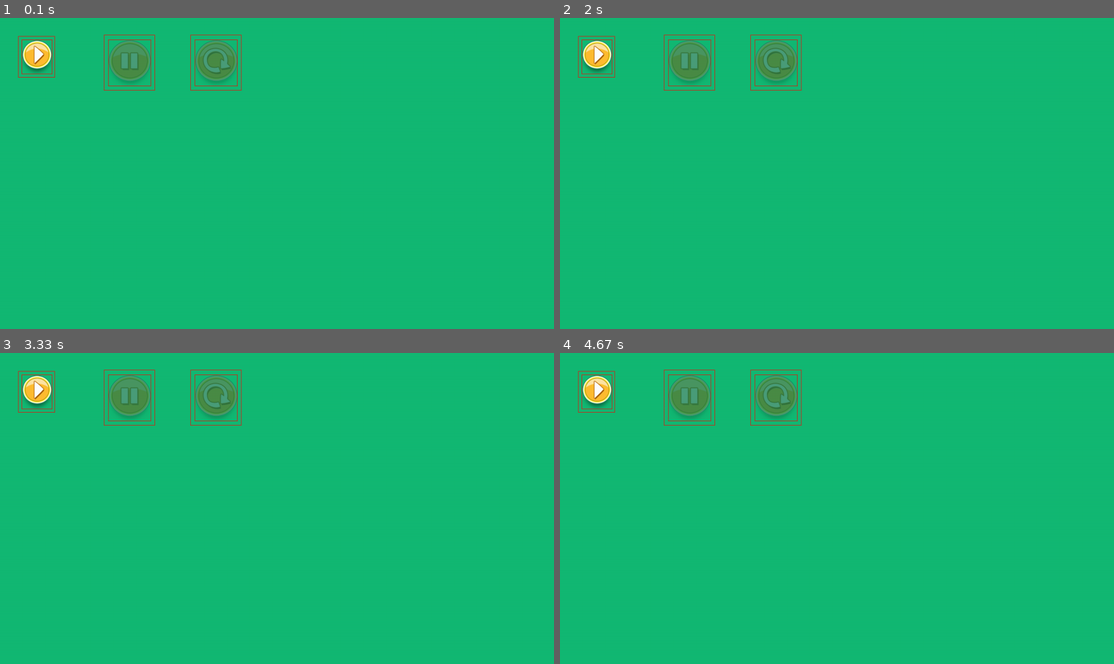
Above: before the commit, frames 1-4 (two rows, left to right).
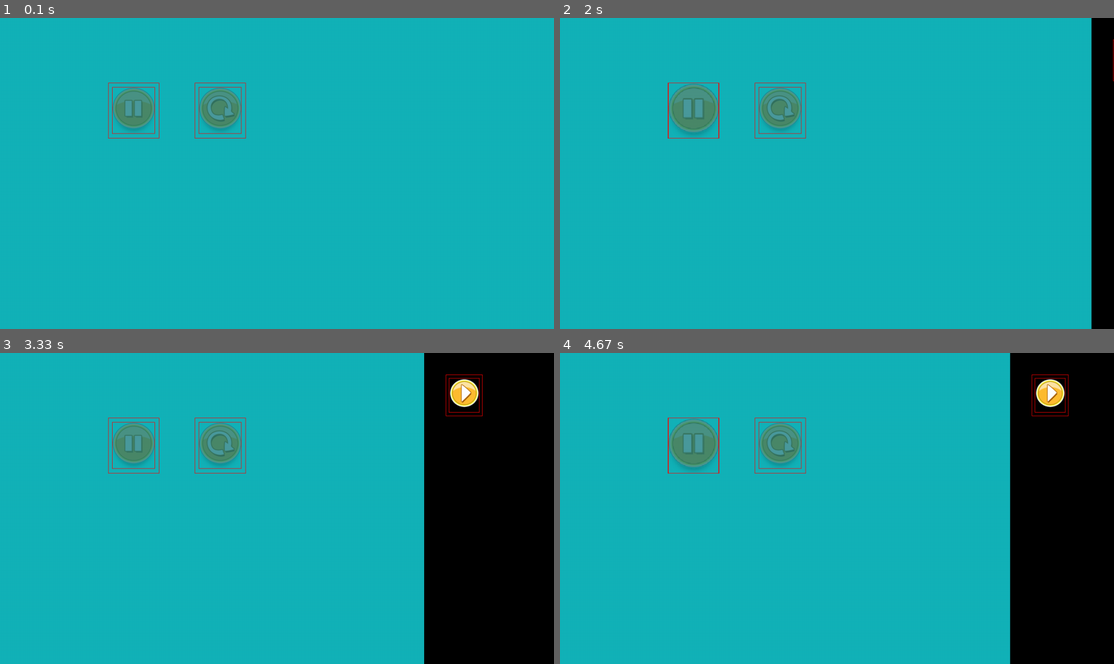
Above: after the commit, the same moments.

Repository: yunyuyuan/pygame-angry-birds
Game: pygame game, started from main.py
Two runs of this game, one before a commit and one after it. Both use one fixed random seed, a clock stepped at 60 frames per second and the inputs below.
Inputs (mouse positions are in pixels of both pictures, inside the frame that each line leads up to):
- Up to frame 1 (0.1 s): no input
- Up to frame 2 (2 s): click (837, 173) at 0.38 s; click (704, 111) at 1.72 s
- Up to frame 3 (3.33 s): click (277, 545) at 2.05 s; click (199, 443) at 2.38 s; click (470, 589) at 2.72 s
- Up to frame 4 (4.67 s): click (676, 449) at 3.55 s; click (704, 561) at 3.88 s; click (715, 452) at 4.25 s

The runs differ from the first frame. In frame 1, 100% of the frame differs, in the area x 0-100%, y 0-100%; in frame 2, 100%; in frame 3, 100%; in frame 4, 100%.

Commit message:
chapter 15

Diff:
--- a/src/components/button.py
+++ b/src/components/button.py
@@ -2,7 +2,7 @@
 from typing import Tuple, Callable, Any
 
 from src.utils.enums import ButtonImgMap
-from src.utils.smart_arr import arr_divide, arr_multi, arr_plus, arr_sub
+from src.utils.vector import Vector
 
 from ..surface import ElementSurface, Animation
 from ..utils.img import clip_img
@@ -18,11 +18,10 @@
         max_scale = 0.2,
         *args, **kwargs
     ):
-        self.origin_size = arr_multi(img.value[1], init_scale)
-        max_size = arr_multi(img.value[1], init_scale+max_scale)
-        half_sub_size = arr_divide(arr_sub(max_size, self.origin_size), 2)
-        super().__init__(size=max_size, pos=arr_sub(pos, half_sub_size), *args, **kwargs)
-        self.center_pos = arr_plus(self.pos, arr_divide(self.size, 2))
+        self.img_size = Vector(img.value[1])
+        max_size = self.img_size * (init_scale+max_scale)
+        super().__init__(size=max_size, pos=pos, *args, **kwargs)
+        self.center_pos = self.pos + self.size / 2
         self.init_scale = init_scale
         self.max_scale = max_scale
         self.scale = init_scale
@@ -47,8 +46,8 @@
         self.scale = self.init_scale + progress * self.max_scale
 
     def draw(self):
-        new_size = arr_multi(self.origin_size, self.scale)
-        target_rect = pygame.Rect(arr_sub(self.center_pos, arr_divide(new_size, 2)), new_size)
+        new_size = self.img_size * self.scale
+        target_rect = pygame.Rect(self.center_pos - new_size / 2, new_size)
         self.parent.surface.blit(pygame.transform.scale(self.img, target_rect.size), target_rect)
         if Game.debug:
             pygame.draw.rect(self.parent.surface, pygame.Color(255, 0, 0), target_rect, width=1)
--- a/src/components/rect.py
+++ b/src/components/rect.py
@@ -2,7 +2,6 @@
 from typing import Tuple
 
 from ..surface import ElementSurface
-from .. import Game
 
 class RectSurface(ElementSurface):
     def __init__(
--- a/src/components/side_panel.py
+++ b/src/components/side_panel.py
@@ -8,13 +8,14 @@
     def __init__(
             self,
             width: float,
+            right = False,
             *args, **kwargs
         ):
-        super().__init__(speed=150, size=(width, Game.geometry[1]), pos=(0, 0), *args, **kwargs)
-        self.pos[0] = -self.size[0]
+        super().__init__(speed=1500, size=(width, Game.geometry[1]), pos=(0, 0), pos_right=right, *args, **kwargs)
+        self.pos = [-self.size[0], self.pos[1]]
 
     def toggle(self):
         self.animation_state = -self.animation_state
 
     def animation_step(self, progress):
-        self.pos[0] = (progress - 1) * self.size[0]
+        self.pos = [(progress - 1) * self.size[0], self.pos[1]]
--- a/src/editor/__init__.py
+++ b/src/editor/__init__.py
@@ -1,10 +1,3 @@
-from typing import List, TYPE_CHECKING
-
-from src import Game
-from src.components.side_panel import SidePanel
-if TYPE_CHECKING:
-    from src.game.objects import GameBirdObject, GameObstacleObject
-
 import pygame
 import pymunk
 
@@ -23,8 +16,8 @@
         self.rotate_btn = Button(pos=(450, 50), img=ButtonImgMap.reset, init_scale=1)
 
         # staffs
-        self.staffs_panel = ContainerSurface(size=(400, 500), pos=(25, 200), visible=False)
-        self.staffs_bg = RectSurface(size=(400, 500), pos=(0, 0), color=pygame.Color(0, 0, 0, 100))
+        self.staffs_panel = ContainerSurface(size=(400, -200), pos=(50, 100), visible=False)
+        self.staffs_bg = RectSurface(size=(0, 0), pos=(0, 0), color=pygame.Color(0, 0, 0, 100))
 
         self.staffs_panel.add_children([self.staffs_bg])
 
--- a/src/game/__init__.py
+++ b/src/game/__init__.py
@@ -17,7 +17,6 @@
 def load_json_config():
     pass
 
-
 class GameEngine():
     '''
     物理引擎相关
@@ -32,16 +31,16 @@
     def __init__(self, *args, **kwargs):
         super().__init__(*args, **kwargs)
 
-        self.pause_btn = Button(pos=(550, 150), img=ButtonImgMap.pause, parent=self, on_click=self.pause_game)
-        self.reset_btn = Button(pos=(750, 150), img=ButtonImgMap.reset, parent=self)
+        self.pause_btn = Button(pos=(250, 150), img=ButtonImgMap.pause, on_click=self.pause_game)
+        self.reset_btn = Button(pos=(450, 150), img=ButtonImgMap.reset)
 
         # 侧边栏
-        self.left_board = SidePanel(width=300, visible=True, parent=self)
-        self.left_board_bg = RectSurface(size=(250, 600), pos=(0, 0), color=pygame.Color(0, 0, 0), parent=self.left_board)
-        self.resume_btn = Button(pos=(50, 50), img=ButtonImgMap.resume, parent=self.left_board)
-        self.left_board.children.extend([self.left_board_bg, self.resume_btn])
+        self.left_board = SidePanel(width=300, right=True)
+        self.left_board_bg = RectSurface(size=(0, 0), pos=(0, 0), color=pygame.Color(0, 0, 0))
+        self.resume_btn = Button(pos=(50, 50), img=ButtonImgMap.resume)
+        self.left_board.add_children([self.left_board_bg, self.resume_btn])
 
-        self.children.extend([self.pause_btn, self.reset_btn, self.left_board])
+        self.add_children([self.pause_btn, self.reset_btn, self.left_board])
 
     def pause_game(self, event: pygame.event.Event):
         self.left_board.toggle()
--- a/src/start.py
+++ b/src/start.py
@@ -11,7 +11,7 @@
     clock = pygame.time.Clock()
 
     pygame.time.set_timer(Game.fps_event, Game.fps_frame_sec)
-    Game.active_page = EditorPage()
+    Game.active_page = GamePage()
 
     while Game.running:
         # fill the screen with a color to wipe away anything from last frame
--- a/src/surface.py
+++ b/src/surface.py
@@ -1,7 +1,7 @@
 import pygame
 from typing import List, Union, Tuple
 
-from src.utils.smart_arr import arr_sub
+from src.utils.vector import Vector
 from . import Game
 
 class Drawable():
@@ -22,14 +22,36 @@
     '''
     带有鼠标和键盘事件的Drawable
     '''
-    def __init__(self, size: Tuple[float, float], pos: Tuple[float, float], parent: Union[None, "ContainerSurface"] = None, visible = True, flags=0, *args, **kwargs):
+    def __init__(
+            self,
+            size: Tuple[float, float],
+            pos: Tuple[float, float],
+            parent: Union[None, "ContainerSurface"] = None,
+            visible = True,
+            flags = 0,
+            pos_bottom = False,
+            pos_right = False,
+            *args, **kwargs
+        ):
         super().__init__(*args, **kwargs)
-        self.surface = pygame.Surface(size=size, flags=flags)
-        self.size = list(size)
-        self.pos = list(pos)
+        self.size = Vector((size[0] if size[0] > 0 else Game.geometry[0]+size[0], size[1] if size[1] > 0 else Game.geometry[1]+size[1]))
+        self.surface = pygame.Surface(size=self.size, flags=flags)
+        self._pos = pos
+        self.pos_bottom = pos_bottom
+        self.pos_right = pos_right
         self.visible = visible
         self.parent = parent
 
+    @property
+    def pos(self) -> Vector:
+        return Vector((
+            self._pos[0] if not self.pos_right else Game.geometry[0]-self._pos[0]-self.size[0],
+            self._pos[1] if not self.pos_bottom else Game.geometry[1]-self._pos[1]-self.size[1],
+        ))
+
+    @pos.setter
+    def pos(self, pos):
+        self._pos = pos
 
     def is_mouse_inside(self, event: pygame.event.Event) -> bool:
         return 0 <= event.pos[0]-self.pos[0] <= self.size[0] and \
@@ -77,7 +99,7 @@
         # 鼠标在container内部, 拦截
         if self.is_mouse_inside(event=event):
             # 修改为相对坐标
-            event.pos = arr_sub(event.pos, self.pos)
+            event.pos = Vector(event.pos) - self.pos
             for child in self.children_stack:
                 if child.mouse_event(event):
                     break
@@ -121,10 +143,15 @@
         raise NotImplementedError("you must define the animation step!")
 
     def animate(self):
+        if (self.animation_progress == 0 and self.animation_state == -1) or (self.animation_progress == 1 and self.animation_state == 1):
+            return
         new_progress = self.animation_progress + self.animation_speed*self.animation_state
-        if 0 <= new_progress < 1:
-            self.animation_progress = new_progress
-            self.animation_step(self.animation_progress)
+        if new_progress < 0:
+            new_progress = 0
+        elif new_progress > 1:
+            new_progress = 1
+        self.animation_progress = new_progress
+        self.animation_step(self.animation_progress)
 
 class PageSurface(ContainerSurface):
     '''
--- a/src/utils/smart_arr.py
+++ /dev/null
@@ -1,24 +0,0 @@
-from typing import Tuple, Type, Union, List
-
-Array = Union[Tuple[float, float], List[float]]
-ArrayTarget = Union[Array, float]
-
-def arr_plus(a1: Array, a2: ArrayTarget):
-    if isinstance(a2, (float, int)):
-        a2 = (a2, a2)
-    return (a1[0]+a2[0], a1[1]+a2[1])
-
-def arr_sub(a1: Array, a2: ArrayTarget):
-    if isinstance(a2, (float, int)):
-        a2 = (a2, a2)
-    return (a1[0]-a2[0], a1[1]-a2[1])
-
-def arr_multi(a1: Array, a2: ArrayTarget):
-    if isinstance(a2, (float, int)):
-        a2 = (a2, a2)
-    return (a1[0]*a2[0], a1[1]*a2[1])
-
-def arr_divide(a1: Array, a2: ArrayTarget):
-    if isinstance(a2, (float, int)):
-        a2 = (a2, a2)
-    return (a1[0]/a2[0], a1[1]/a2[1])
--- /dev/null
+++ b/src/utils/vector.py
@@ -0,0 +1,49 @@
+from typing import Union
+
+ArrayTarget = Union[list ,tuple, float, int]
+
+class Vector(list):
+    def __init__(self, values):
+        if isinstance(values, tuple):
+            values = list(values)
+        super().__init__(values)
+
+    def __add__(self, other: ArrayTarget):
+        if isinstance(other, (int, float)):
+            return Vector([x + other for x in self])
+        elif isinstance(other, (list, tuple)):
+            if len(other) != len(self):
+                raise ValueError("Vectors must have the same length for element-wise addition.")
+            return Vector([x + y for x, y in zip(self, other)])
+        else:
+            raise TypeError("Unsupported operand type for +: '{}'".format(type(other).__name__))
+
+    def __sub__(self, other: ArrayTarget):
+        if isinstance(other, (int, float)):
+            return Vector([x - other for x in self])
+        elif isinstance(other, (list, tuple)):
+            if len(other) != len(self):
+                raise ValueError("Vectors must have the same length for element-wise subtraction.")
+            return Vector([x - y for x, y in zip(self, other)])
+        else:
+            raise TypeError("Unsupported operand type for -: '{}'".format(type(other).__name__))
+
+    def __mul__(self, other: ArrayTarget):
+        if isinstance(other, (int, float)):
+            return Vector([x * other for x in self])
+        elif isinstance(other, (list, tuple)):
+            if len(other) != len(self):
+                raise ValueError("Vectors must have the same length for element-wise multiplication.")
+            return Vector([x * y for x, y in zip(self, other)])
+        else:
+            raise TypeError("Unsupported operand type for *: '{}'".format(type(other).__name__))
+
+    def __truediv__(self, other: ArrayTarget):
+        if isinstance(other, (int, float)):
+            return Vector([x / other for x in self])
+        elif isinstance(other, (list, tuple)):
+            if len(other) != len(self):
+                raise ValueError("Vectors must have the same length for element-wise division.")
+            return Vector([x / y for x, y in zip(self, other)])
+        else:
+            raise TypeError("Unsupported operand type for /: '{}'".format(type(other).__name__))
